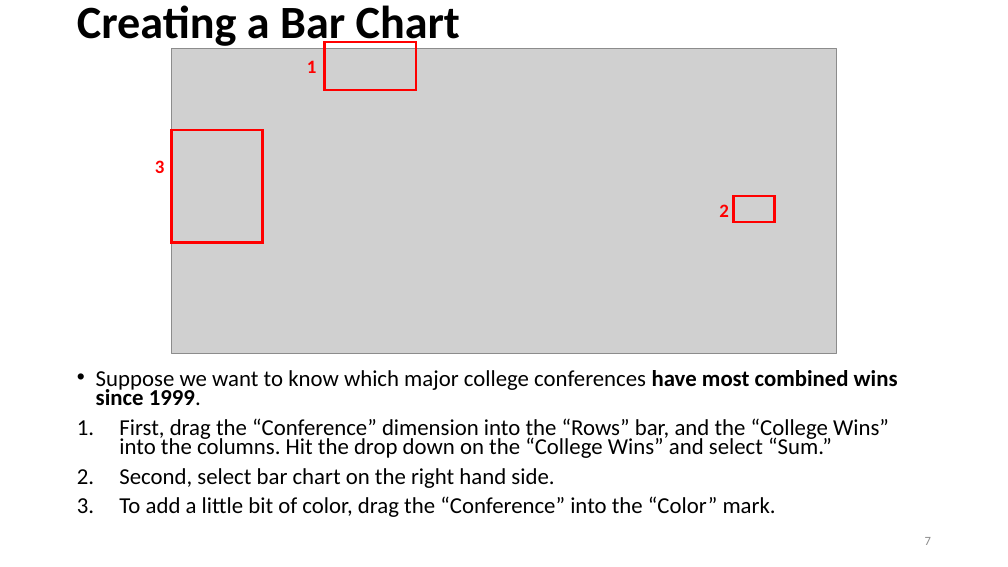
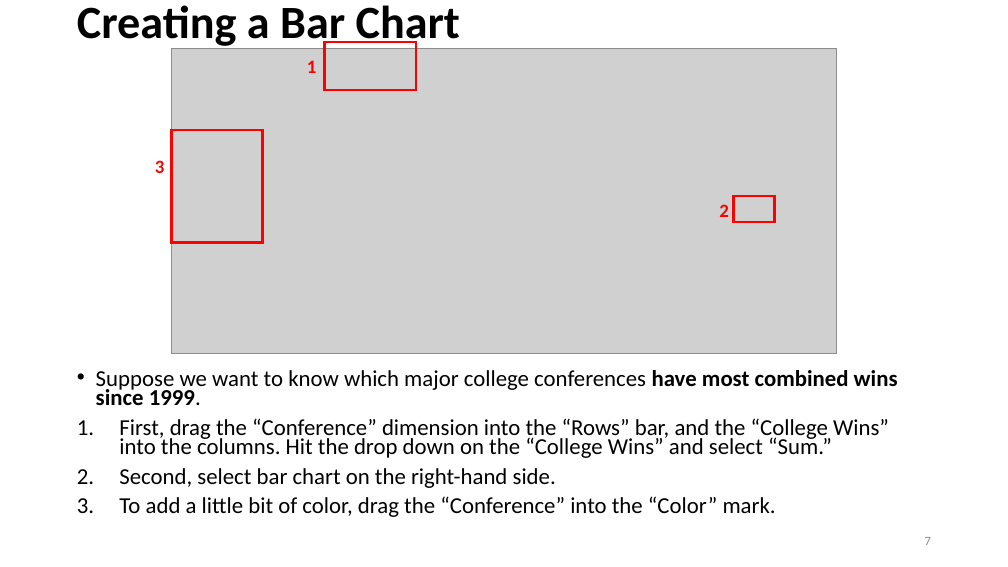
Before and after one commit to ailab-ua/courses, a slide deck: slide 7 of resources/tableau_overview_and_example_ss_hz_updated.pptx. Drawn at 1008x567 pixels with LibreOffice and Linux fonts; fonts in the diff are those of the drawing; grey boxes stand for pictures. Boxes give left, top, right and bottom in pixels: in the first picture for what was removed or moved away, otherwise in the second. Text is boxed around its words. In the diff, an @@ line names an element or a change of style, - is before the commit and + after.

```diff
--- a/resources/tableau_overview_and_example_ss_hz_updated.pptx
+++ b/resources/tableau_overview_and_example_ss_hz_updated.pptx
@@ text at (x1=119, y1=468, x2=556, y2=488): text changed @@
-2. Second, select bar chart on the right hand side.
+2. Second, select bar chart on the right-hand side.
```
Also in this commit, not shown: 4 other slides changed, 1 other file.
